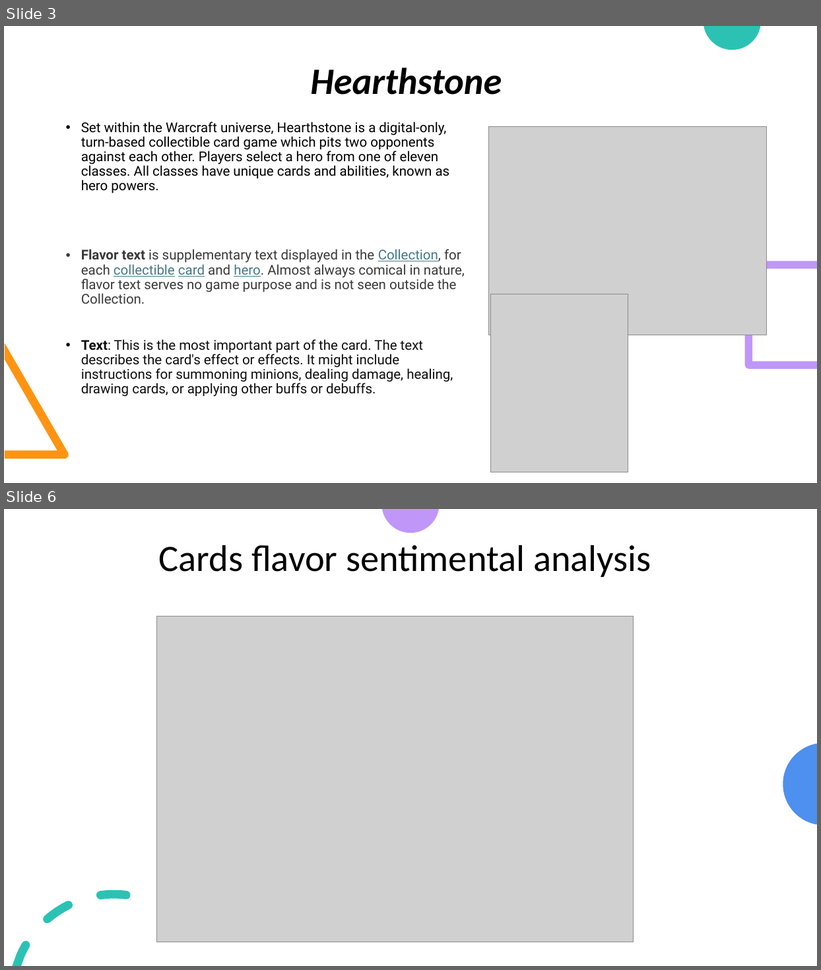
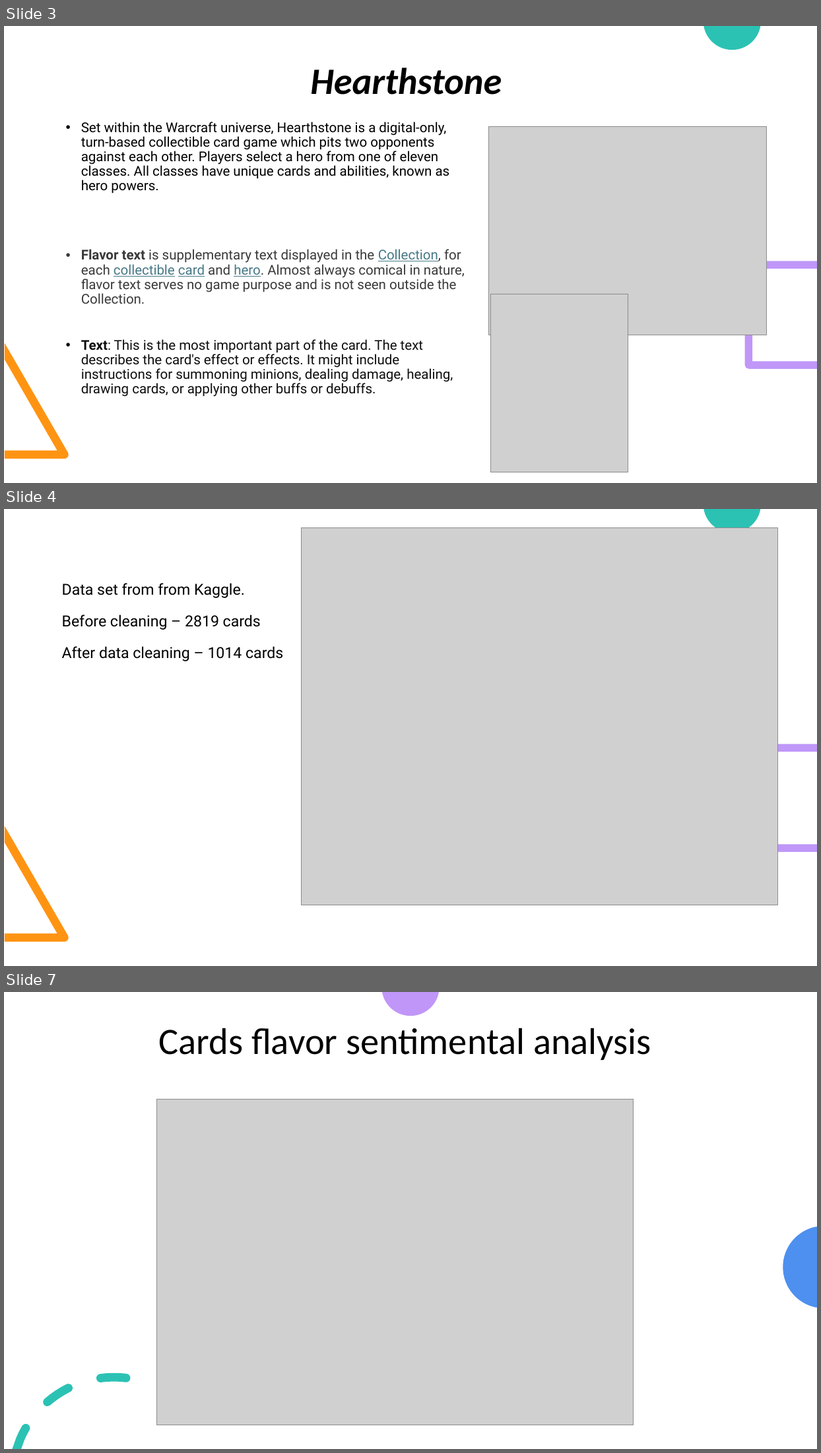
Before and after one commit to Marinasel86/Ironhack-Final-project-Hearthstone-cards-NLP, a slide deck: presentation.pptx. Shown one above the other, each under a label of ours: slides 3 and 6 before the commit, slides 3, 4 and 7 after it; the slides between them are not shown. The pictures are 821x970 and 821x1453 pixels, drawn with LibreOffice and Linux fonts; fonts in the diff are those of the drawing; grey boxes stand for pictures. Boxes give left, top, right and bottom in pixels: in the first picture for what was removed or moved away, otherwise in the second. Text is boxed around its words. In the diff, an @@ line names an element or a change of style, - is before the commit and + after.

```diff
--- a/presentation.pptx
+++ b/presentation.pptx
@@ slide 4 added at bbox=[4, 509, 817, 966], background #FFFFFF; not listed: 3 template elements that a slide beside it also shows @@
@@ picture added at bbox=[302, 528, 778, 906] @@
@@ text added at bbox=[62, 583, 283, 661], 18 pt, text #000000 @@
+Data set from from Kaggle.
+Before cleaning – 2819 cards
+After data cleaning – 1014 cards
@@ what was slide 6 is now slide 7 @@
```
Also in this commit, not shown: 3 slides changed, 2 other files.
